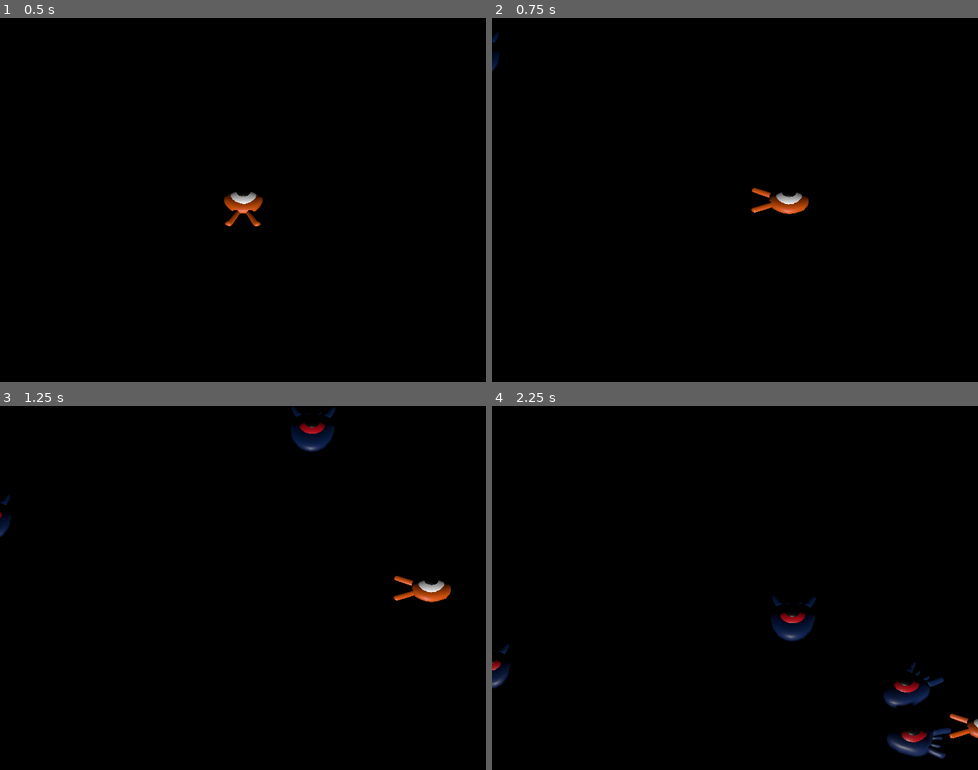
Above: before the commit, frames 1-4 (two rows, left to right).
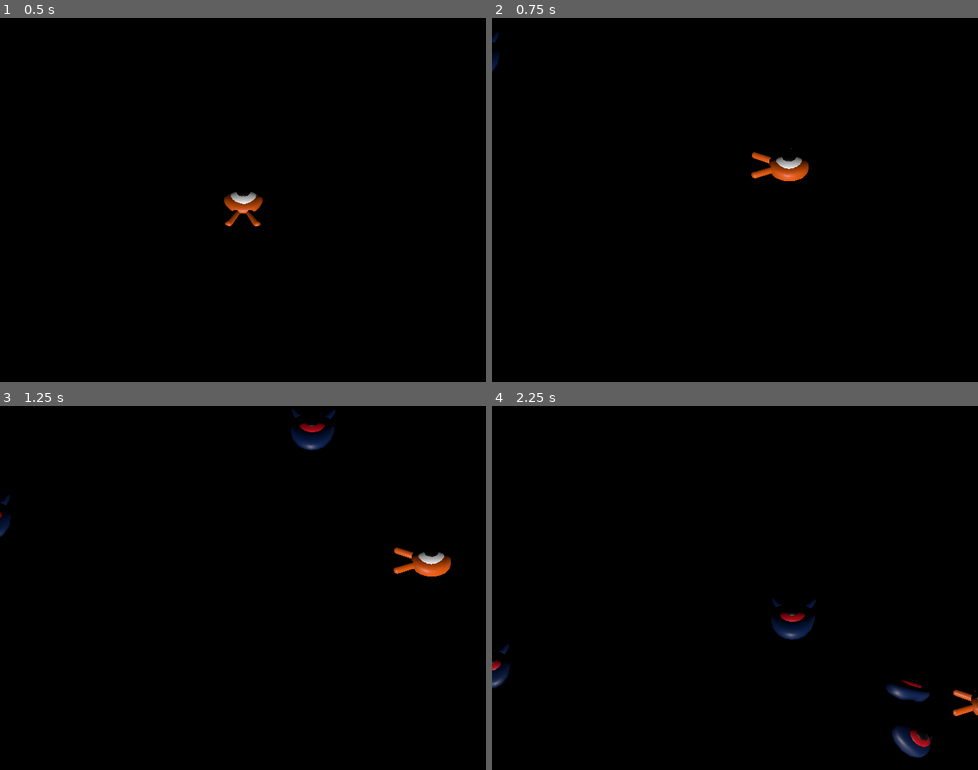
Above: after the commit, the same moments.

Repository: RagnaCron/3d-squash-the-creeps
Game: Godot game, scene res://main.tscn
Same seed, same stepped clock (60 frames per second), same inputs: the game is played once before the commit and once after it. Before the commit the project has no main scene; this scene is started directly in both runs.
Inputs:
- Up to frame 1 (0.5 s): no input
- Up to frame 2 (0.75 s): tap Enter at 0.5 s; hold D (move_right) from 0.53 s (still down); hold Space (jump) from 0.53 s (still down)
- Up to frame 3 (1.25 s): keep holding D (move_right); keep holding Space (jump)
- Up to frame 4 (2.25 s): release D (move_right) at 1.28 s; release Space (jump) at 1.28 s; hold S (move_back) 1.28-2.03 s; tap Space (jump) at 1.35, 1.52, 1.82 s; hold D (move_right) from 2.03 s (still down); hold Space (jump) from 2.03 s (still down)

Frame 1 is identical in both runs. In frame 2, 1.0% of the frame differs, in the area x 53-66%, y 35-54%; in frame 3, 1.2%; in frame 4, 1.6%, in the area x 57-100%, y 52-97%.

Commit message:
Jumping and squashing enemies

Diff:
--- a/main.tscn
+++ b/main.tscn
@@ -30,6 +30,8 @@
 
 [node name="Ground" type="StaticBody3D" parent="." unique_id=1165564863]
 transform = Transform3D(1, 0, 0, 0, 1, 0, 0, 0, 1, 0, -1, 0)
+collision_layer = 4
+collision_mask = 0
 
 [node name="CollisionShape3D" type="CollisionShape3D" parent="Ground" unique_id=1079745353]
 shape = SubResource("BoxShape3D_7dm0k")
@@ -73,7 +75,7 @@
 curve = SubResource("Curve3D_lquwl")
 
 [node name="SpawnLocation" type="PathFollow3D" parent="SpawnPath" unique_id=540188041]
-transform = Transform3D(0.0071483976, 0, -0.9999742, 0, 1, 0, 0.9999742, 0, 0.0071483976, -13.453669, 0, -14.481052)
+transform = Transform3D(0.007148397, 0, -0.9999741, 0, 1, 0, 0.9999741, 0, 0.007148397, -13.453669, 0, -14.481052)
 
 [node name="MobTimer" type="Timer" parent="." unique_id=654695787]
 wait_time = 0.5
--- a/mob.gd
+++ b/mob.gd
@@ -1,4 +1,7 @@
 extends CharacterBody3D
+
+# Emitted when the player jumped on the mob.
+signal squashed
 
 # Minimum speed of the mob in meters per second.
 @export var min_speed = 10
@@ -30,3 +33,7 @@
 
 func _on_visible_on_screen_notifier_3d_screen_exited() -> void:
 	queue_free()
+
+func squash():
+	squashed.emit()
+	queue_free()
--- a/mob.tscn
+++ b/mob.tscn
@@ -6,7 +6,8 @@
 [sub_resource type="BoxShape3D" id="BoxShape3D_nokgg"]
 size = Vector3(1.3317871, 0.8348236, 2.2175293)
 
-[node name="Mob" type="CharacterBody3D" unique_id=189355012]
+[node name="Mob" type="CharacterBody3D" unique_id=189355012 groups=["mob"]]
+collision_layer = 2
 collision_mask = 0
 script = ExtResource("1_nokgg")
 
--- a/player.gd
+++ b/player.gd
@@ -4,6 +4,11 @@
 @export var speed = 14
 # The downward acceleration when in the air, in meters per second squared.
 @export var fall_acceleration = 75
+# Vertical impulse applied to the character upon jumping in meters per second.
+@export var jump_impluse = 20
+# Vertical impulse applied to the character upon bouncing over a mob in
+# meters per second.
+@export var bounce_impluse = 16
 
 var target_velocity = Vector3.ZERO
 
@@ -34,6 +39,33 @@
 	if not is_on_floor(): # If in the air, fall towards the floor.
 		target_velocity.y = target_velocity.y - (fall_acceleration * delta)
 
+	# Jumping.
+	if is_on_floor() and Input.is_action_pressed("jump"):
+		target_velocity.y = jump_impluse
+
+	# Iterate through all collisions that occured this frame
+	for index in range(get_slide_collision_count()):
+		# We get one of the collisions with the player
+		var collision = get_slide_collision(index)
+
+		# If there are dupllicate collisions with a mob in a single frame
+		# the mob will be deleted after the first collision, and a second call to
+		# get_collider will return null, leading to a null pointer when calling
+		# collision.get_collider().is_in_group("mob").
+		if collision.get_collider() == null:
+			continue
+
+		# If the collider is with a mob
+		if collision.get_collider().is_in_group("mob"):
+			var mob = collision.get_collider()
+			# we check that we are higgin it from above.
+			if Vector3.UP.dot(collision.get_normal()) > 0.1:
+				# If so, we squash it and bounce.
+				mob.squash()
+				target_velocity.y = bounce_impluse
+				# Prevent further duplicate calls.
+				break
+
 	# Moving the Character
 	velocity = target_velocity
 	move_and_slide()
--- a/player.tscn
+++ b/player.tscn
@@ -7,6 +7,7 @@
 radius = 0.8
 
 [node name="Player" type="CharacterBody3D" unique_id=1110211444]
+collision_mask = 6
 script = ExtResource("1_onrkg")
 
 [node name="Pivot" type="Node3D" parent="." unique_id=267474398]
--- a/project.godot
+++ b/project.godot
@@ -16,6 +16,7 @@
 
 config/name="Squash the Creeps (3D)"
 config/description="In this game, your goal is to chase and kick out the creeps!"
+run/main_scene="uid://2wap0283yk0r"
 config/features=PackedStringArray("4.6")
 config/icon="res://icon.webp"
 
@@ -65,6 +66,12 @@
 ]
 }
 
+[layer_names]
+
+3d_physics/layer_1="player"
+3d_physics/layer_2="enemies"
+3d_physics/layer_3="world"
+
 [rendering]
 
 anti_aliasing/quality/msaa_3d=2
